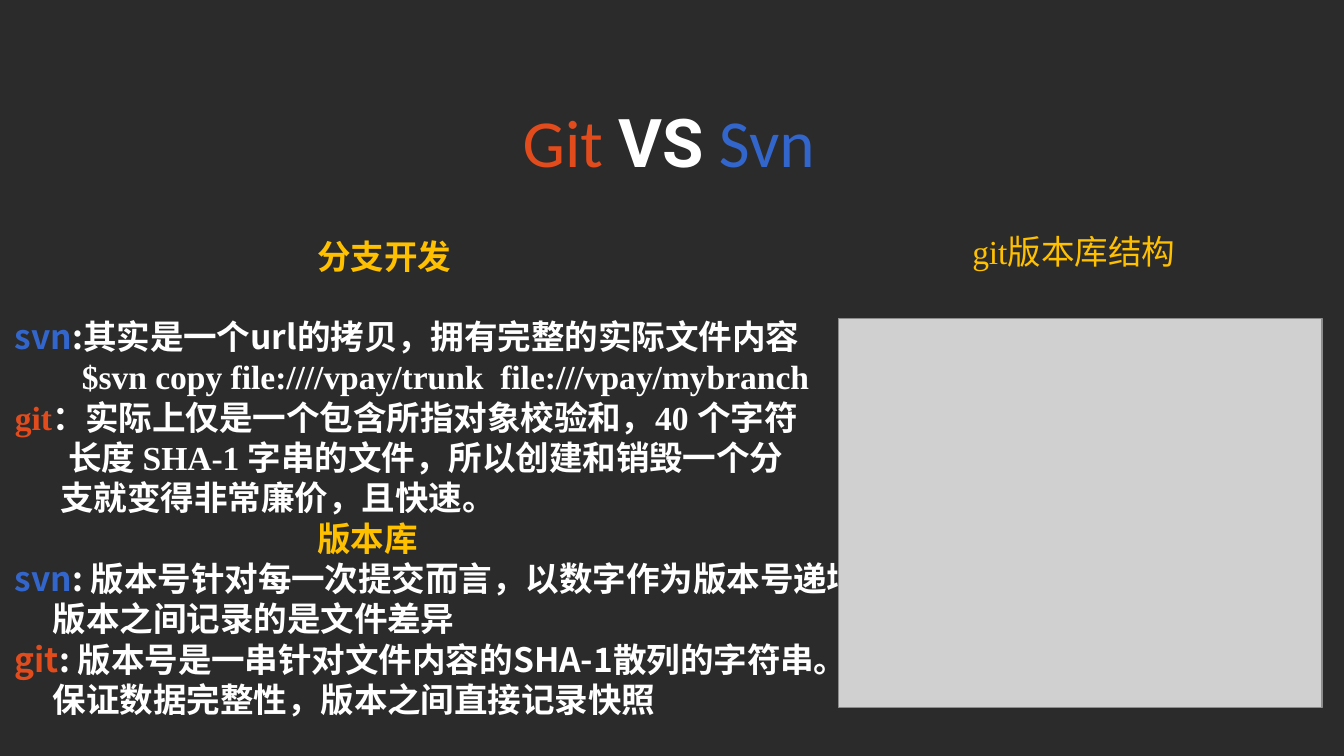
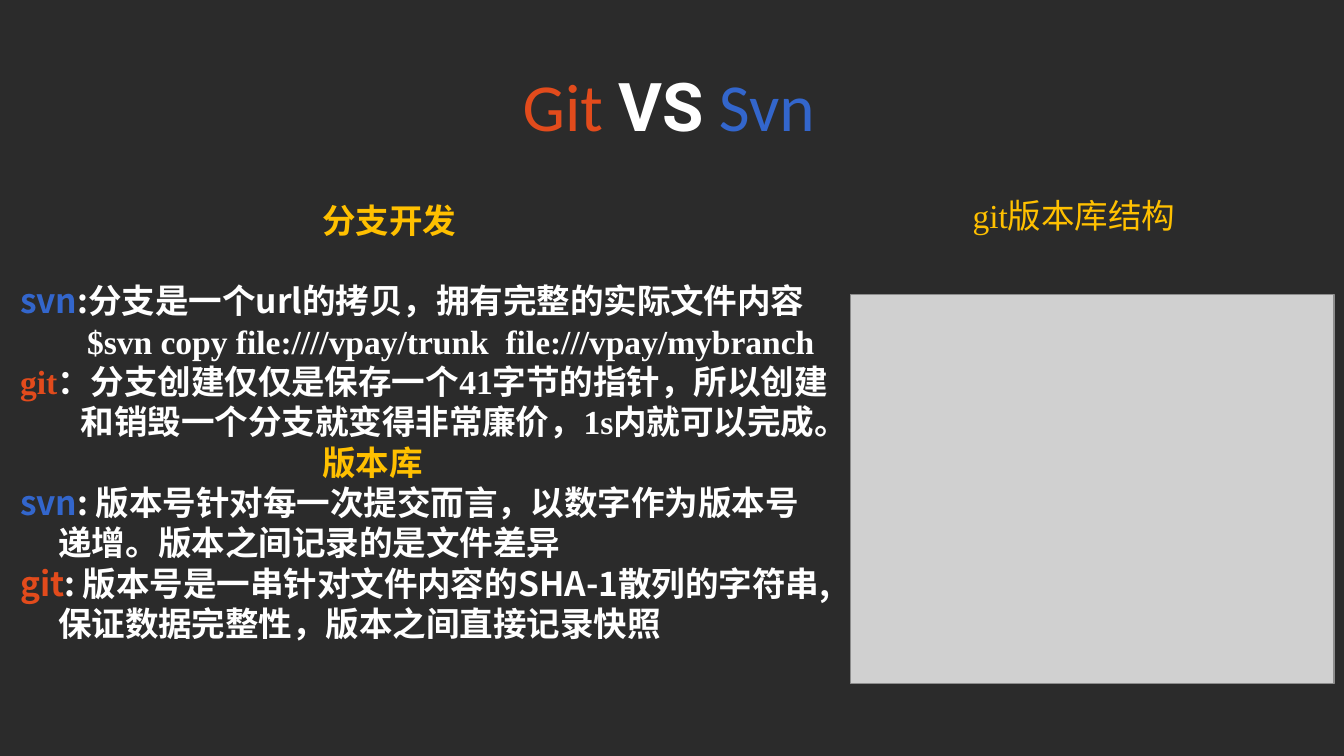
Before and after one commit to liuchangfa/workplace, a slide deck: slide 3 of training/Git/Git.ppt. Drawn at 1344x756 pixels with LibreOffice and Linux fonts; fonts in the diff are those of the drawing; grey boxes stand for pictures; background and template pictures are left out; a plain dark background stands for a picture behind light text. Boxes give left, top, right and bottom in pixels: in the first picture for what was removed or moved away, otherwise in the second. Text is boxed around its words. In the diff, an @@ line names an element or a change of style, - is before the commit and + after.

```diff
--- a/training/Git/Git.ppt
+++ b/training/Git/Git.ppt
@@ text "Git VS Svn": place and size @@
-text "Git VS Svn" at [523, 118, 815, 168]
+text "Git VS Svn" at [523, 82, 815, 132]
@@ text "分支开发": place and size @@
-text "分支开发" at [15, 240, 894, 717]
+text "分支开发" at [20, 204, 848, 641]
@@ text "git版本库结构": place and size @@
-text "git版本库结构" at [972, 238, 1175, 271]
+text "git版本库结构" at [973, 202, 1176, 235]
@@ text at [20, 284, 804, 318]: text changed @@
-svn:其实是一个url的拷贝，拥有完整的实际文件内容
+svn:分支是一个url的拷贝，拥有完整的实际文件内容
@@ picture: place and size @@
-picture at [839, 319, 1323, 708]
+picture at [851, 295, 1335, 683]
@@ text at [20, 368, 848, 439]: text changed @@
-git：实际上仅是一个包含所指对象校验和，40 个字符
-长度 SHA-1 字串的文件，所以创建和销毁一个分
-支就变得非常廉价，且快速。
+git：分支创建仅仅是保存一个41字节的指针，所以创建
+和销毁一个分支就变得非常廉价，1s内就可以完成。
@@ text at [20, 486, 830, 604]: text changed @@
-svn: 版本号针对每一次提交而言，以数字作为版本号递增。
-版本之间记录的是文件差异
-git: 版本号是一串针对文件内容的SHA-1散列的字符串。
+svn: 版本号针对每一次提交而言，以数字作为版本号
+递增。版本之间记录的是文件差异
+git: 版本号是一串针对文件内容的SHA-1散列的字符串,
```
Also in this commit, not shown: 3 other slides changed.
